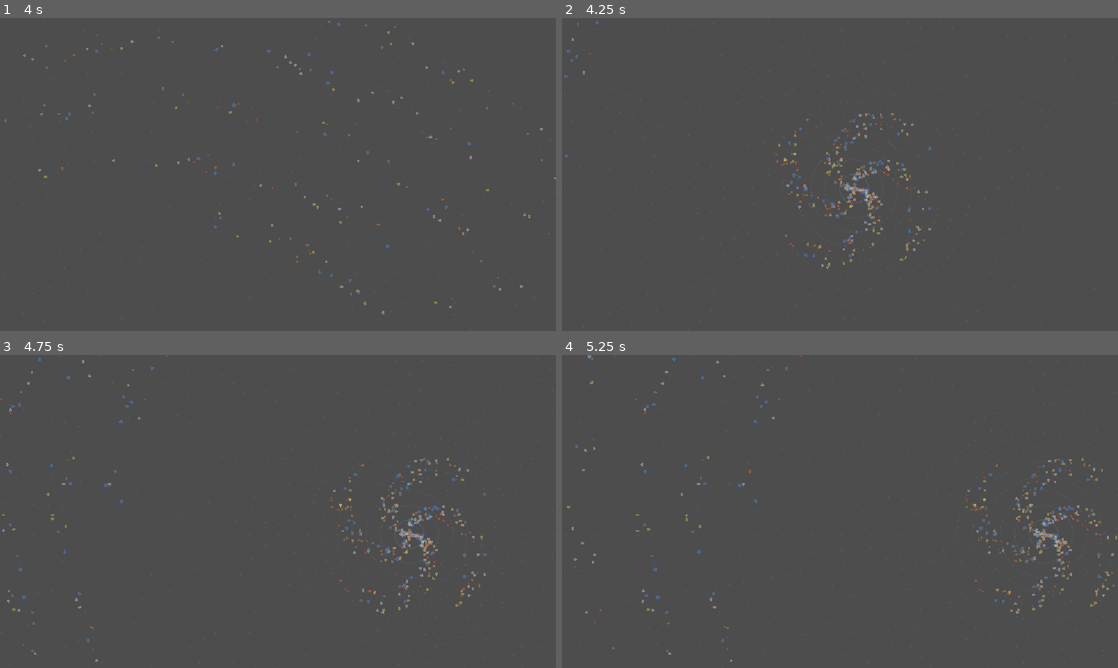
Above: before the commit, frames 1-4 (two rows, left to right).
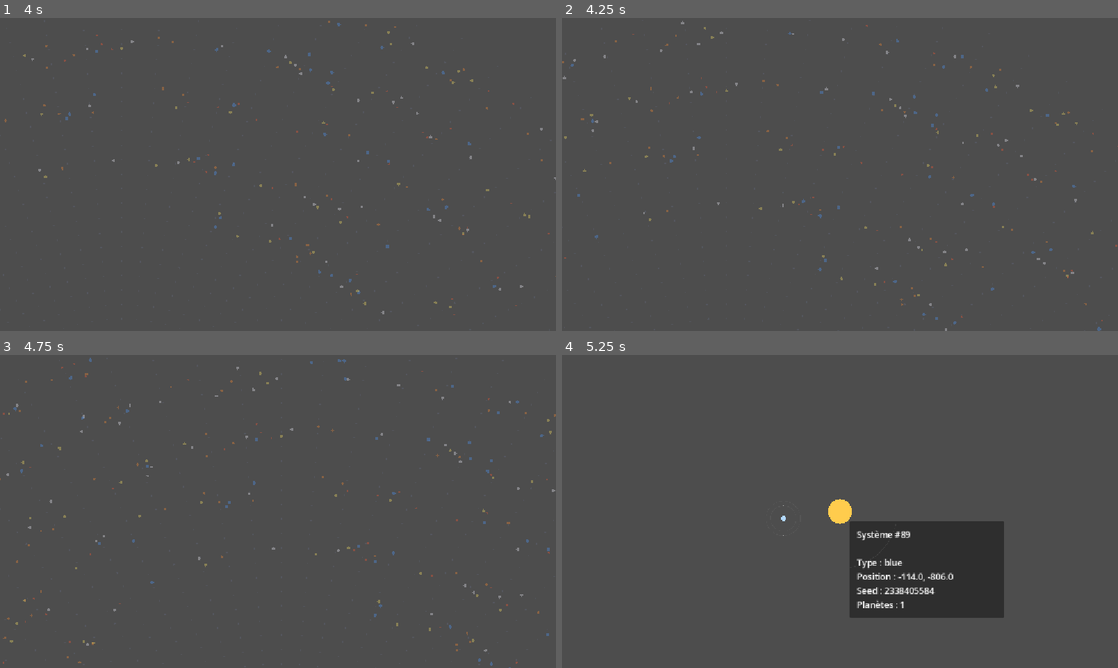
Above: after the commit, the same moments.

Repository: koromerzhin/astralis
Game: Godot game, scene res://scenes/main/Main.tscn
Two runs of this game, one before a commit and one after it. Both use one fixed random seed, a clock stepped at 60 frames per second and the inputs below.
Inputs (mouse positions are in pixels of both pictures, inside the frame that each line leads up to):
- Up to frame 1 (4 s): tap Enter at 0.5 s; move the mouse to (400, 158) at 0.52 s; hold D 0.53-1.28 s; hold Z 0.53-1.28 s; click (400, 158) at 0.67 s; move the mouse to (166, 190) at 1.27 s; hold S 1.28-2.03 s; tap Q at 1.35, 2.85 s; move the mouse to (333, 105) at 2.02 s; hold D 2.03-2.78 s; hold Z 2.03-2.78 s; move the mouse to (250, 237) at 2.77 s; hold W 2.78-3.53 s; click (250, 237) at 2.92 s; move the mouse to (444, 221) at 3.52 s; hold A from 3.53 s (still down); hold Z from 3.53 s (still down)
- Up to frame 2 (4.25 s): keep holding A; keep holding Z; tap Escape at 4.15 s
- Up to frame 3 (4.75 s): keep holding A; move the mouse to (111, 464) at 4.27 s; release Z at 4.28 s; tap Q at 4.35 s
- Up to frame 4 (5.25 s): move the mouse to (867, 511) at 5.02 s; release A at 5.03 s; hold S from 5.03 s (still down); hold Z from 5.03 s (still down); click (867, 511) at 5.17 s

Frame 1 is identical in both runs. In frame 2, 1.7% of the frame differs, in the area x 0-100%, y 0-100%; in frame 3, 2.0%; in frame 4, 9.8%, in the area x 0-100%, y 0-98%.

Commit message:
feat: add planet view functionality and integrate with galaxy system

Diff:
--- a/scenes/main/Main.tscn
+++ b/scenes/main/Main.tscn
@@ -3,6 +3,7 @@
 [ext_resource type="Script" uid="uid://b6v2qv2dbteut" path="res://scripts/core/main.gd" id="1_u1xfj"]
 [ext_resource type="Script" uid="uid://rpg3g8n4pl7v" path="res://scripts/galaxy/galaxy_view.gd" id="2_nha0i"]
 [ext_resource type="Script" uid="uid://btiq33bayqplk" path="res://scripts/systems/system_view.gd" id="3_q24mn"]
+[ext_resource type="Script" uid="uid://cin5e0r6spe12" path="res://scenes/planets/planet_view.gd" id="4_gyg6b"]
 
 [node name="Main" type="Control" unique_id=512674245]
 layout_mode = 3
@@ -37,3 +38,8 @@
 script = ExtResource("3_q24mn")
 
 [node name="Camera2D" type="Camera2D" parent="System" unique_id=801506511]
+
+[node name="Planet" type="Node2D" parent="." unique_id=656750678]
+script = ExtResource("4_gyg6b")
+
+[node name="Camera2D" type="Camera2D" parent="Planet" unique_id=1837484846]
--- /dev/null
+++ b/scenes/planets/PlanetView.tscn
@@ -0,0 +1,6 @@
+[gd_scene format=3 uid="uid://fuct12erount"]
+
+[ext_resource type="Script" uid="uid://cin5e0r6spe12" path="res://scenes/planets/planet_view.gd" id="1_n8ae6"]
+
+[node name="PlanetView" type="Node2D" unique_id=203344807]
+script = ExtResource("1_n8ae6")
--- /dev/null
+++ b/scenes/planets/planet_view.gd
@@ -0,0 +1,42 @@
+extends Node2D
+
+var planet: PlanetData
+
+
+func set_planet(new_planet: PlanetData) -> void:
+	planet = new_planet
+	queue_redraw()
+
+
+func _draw() -> void:
+	if planet == null:
+		return
+
+	var radius: float = planet.size * 80.0
+
+	draw_circle(
+		Vector2.ZERO,
+		radius,
+		_get_planet_color(planet.type)
+	)
+
+
+func _get_planet_color(planet_type: String) -> Color:
+	match planet_type:
+		"rocky":
+			return Color(0.55, 0.45, 0.35)
+
+		"desert":
+			return Color(0.85, 0.65, 0.3)
+
+		"ocean":
+			return Color(0.2, 0.5, 0.9)
+
+		"ice":
+			return Color(0.7, 0.85, 1.0)
+
+		"gas_giant":
+			return Color(0.8, 0.55, 0.35)
+
+		_:
+			return Color.WHITE
--- a/scripts/core/main.gd
+++ b/scripts/core/main.gd
@@ -1,24 +1,21 @@
 extends Control
+
 
 const GALAXY_SEED := 827391
 
+
 var galaxy_generator := GalaxyGenerator.new()
 var system_generator := SystemGenerator.new()
+
 var stars: Array[Dictionary] = []
+
 var galaxy_camera_position := Vector2.ZERO
 var galaxy_camera_zoom := Vector2.ONE
+
 var current_star_id := -1
+var current_system: Dictionary = {}
+var current_planet: PlanetData
 
-func _show_system(system: Dictionary) -> void:
-	$Galaxy.visible = false
-	$Galaxy/Camera2D.enabled = false
-
-	$StarInfo.visible = false
-
-	$System.visible = true
-	$System/Camera2D.enabled = true
-
-	$System.set_system(system)
 
 func _ready() -> void:
 	stars = galaxy_generator.generate(GALAXY_SEED)
@@ -28,12 +25,18 @@
 
 	$Galaxy.set_stars(stars)
 	$Galaxy.star_selected.connect(_on_star_selected)
-
 	$System.planet_selected.connect(_on_planet_selected)
 
 	$StarInfo.visible = false
+
 	$System.visible = false
 	$System/Camera2D.enabled = false
+
+	$Planet.visible = false
+	$Planet/Camera2D.enabled = false
+
+	$Galaxy.visible = true
+	$Galaxy/Camera2D.enabled = true
 
 
 func _on_star_selected(star: Dictionary) -> void:
@@ -42,12 +45,14 @@
 	var star_position: Vector2 = star["position"]
 	var system_seed: int = star["system_seed"]
 
-	# Sauvegarder l'état de la caméra de la galaxie
+	# Sauvegarder l'état de la galaxie
 	galaxy_camera_position = $Galaxy/Camera2D.position
 	galaxy_camera_zoom = $Galaxy/Camera2D.zoom
+
 	current_star_id = star_id
 
-	var system: Dictionary = system_generator.generate(
+	# Générer le système à partir de son seed
+	current_system = system_generator.generate(
 		system_seed,
 		star_type
 	)
@@ -57,19 +62,54 @@
 	info += "Position : " + str(round(star_position.x))
 	info += ", " + str(round(star_position.y)) + "\n"
 	info += "Seed : " + str(system_seed) + "\n"
-	info += "Planètes : " + str(system["planets"].size())
+	info += "Planètes : " + str(current_system["planets"].size())
 
 	$StarInfo/InfoLabel.text = info
 
-	_show_system(system)
+	_show_system()
 
-func _unhandled_input(event: InputEvent) -> void:
-	if event is InputEventKey:
-		if event.pressed and event.keycode == KEY_ESCAPE:
-			_show_galaxy()
+
+func _on_planet_selected(planet: PlanetData) -> void:
+	current_planet = planet
+
+	var info := "Planète #" + str(planet.id) + "\n\n"
+	info += "Type : " + planet.type + "\n"
+	info += "Taille : " + str(planet.size) + "\n"
+	info += "Distance : " + str(round(planet.orbit_distance)) + "\n"
+	info += "Lunes : " + str(planet.moon_count) + "\n"
+	info += "Seed : " + str(planet.seed)
+
+	$StarInfo/InfoLabel.text = info
+	$StarInfo.visible = true
+
+	$System.visible = false
+	$System/Camera2D.enabled = false
+
+	$Planet.visible = true
+	$Planet/Camera2D.enabled = true
+
+	$Planet.set_planet(planet)
+
+
+func _show_system() -> void:
+	$Galaxy.visible = false
+	$Galaxy/Camera2D.enabled = false
+
+	$Planet.visible = false
+	$Planet/Camera2D.enabled = false
+
+	$System.visible = true
+	$System/Camera2D.enabled = true
+
+	$StarInfo.visible = true
+
+	$System.set_system(current_system)
 
 
 func _show_galaxy() -> void:
+	$Planet.visible = false
+	$Planet/Camera2D.enabled = false
+
 	$System.visible = false
 	$System/Camera2D.enabled = false
 
@@ -83,13 +123,12 @@
 
 	$Galaxy.queue_redraw()
 
-func _on_planet_selected(planet: PlanetData) -> void:
-	var info := "Planète #" + str(planet.id) + "\n\n"
-	info += "Type : " + planet.type + "\n"
-	info += "Taille : " + str(planet.size) + "\n"
-	info += "Distance : " + str(round(planet.orbit_distance)) + "\n"
-	info += "Lunes : " + str(planet.moon_count) + "\n"
-	info += "Seed : " + str(planet.seed)
 
-	$StarInfo/InfoLabel.text = info
-	$StarInfo.visible = true
+func _unhandled_input(event: InputEvent) -> void:
+	if event is InputEventKey:
+		if event.pressed and event.keycode == KEY_ESCAPE:
+			if $Planet.visible:
+				_show_system()
+
+			elif $System.visible:
+				_show_galaxy()
--- /dev/null
+++ b/scripts/planets/planet_view.gd
@@ -0,0 +1,43 @@
+extends Node2D
+
+
+var planet: PlanetData
+
+
+func set_planet(new_planet: PlanetData) -> void:
+	planet = new_planet
+	queue_redraw()
+
+
+func _draw() -> void:
+	if planet == null:
+		return
+
+	var radius: float = planet.size * 80.0
+
+	draw_circle(
+		Vector2.ZERO,
+		radius,
+		_get_planet_color(planet.type)
+	)
+
+
+func _get_planet_color(planet_type: String) -> Color:
+	match planet_type:
+		"rocky":
+			return Color(0.55, 0.45, 0.35)
+
+		"desert":
+			return Color(0.85, 0.65, 0.3)
+
+		"ocean":
+			return Color(0.2, 0.5, 0.9)
+
+		"ice":
+			return Color(0.7, 0.85, 1.0)
+
+		"gas_giant":
+			return Color(0.8, 0.55, 0.35)
+
+		_:
+			return Color.WHITE
Not shown, added: scenes/planets/planet_view.gd.uid
Not shown, added: scripts/planets/planet_view.gd.uid
